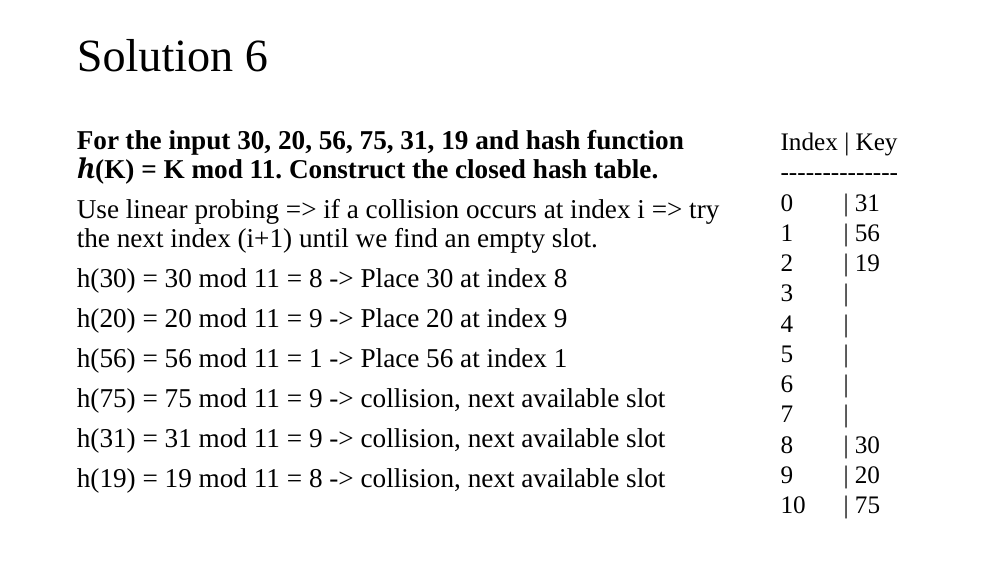
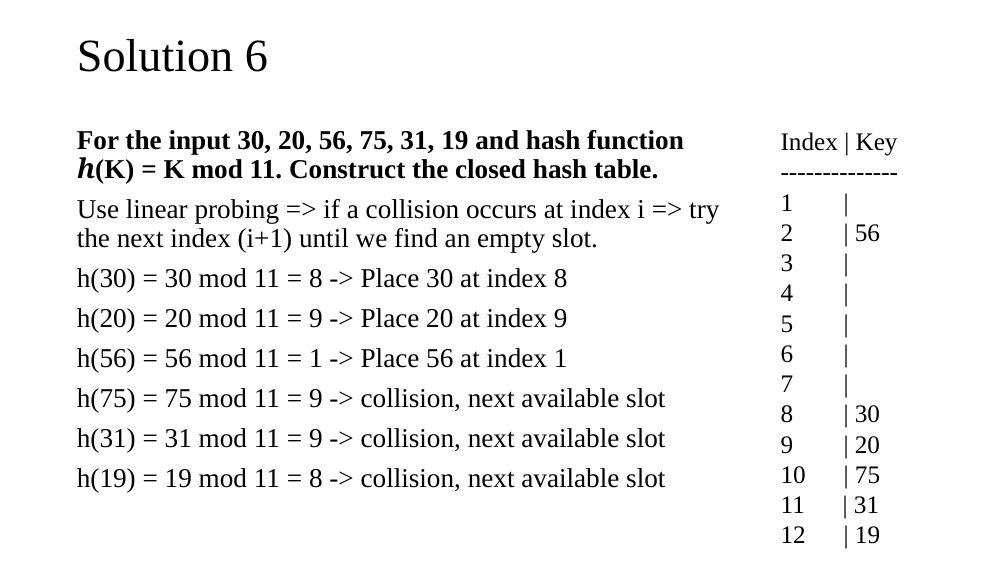
Before and after one commit to tamlhp/2801ict-public, a slide deck: slide 44 of week-7&8/problem-set/2801ict-week7&8.pptx (slide 40 before the commit). Drawn at 1008x567 pixels with LibreOffice and Linux fonts; fonts in the diff are those of the drawing. Boxes give left, top, right and bottom in pixels: in the first picture for what was removed or moved away, otherwise in the second. Text is boxed around its words. In the diff, an @@ line names an element or a change of style, - is before the commit and + after.

```diff
--- a/week-7&8/problem-set/2801ict-week7&8.pptx
+++ b/week-7&8/problem-set/2801ict-week7&8.pptx
@@ text at <box>781,194,880,242</box>: text changed @@
-0 | 31
-1 | 56
-2 | 19
+1 |
+2 | 56
@@ text at <box>781,496,880,544</box>: paragraphs added @@
+11 | 31
+12 | 19
```
Also in this commit, not shown: 2 other slides changed, 5 slides added, 1 slide removed.
